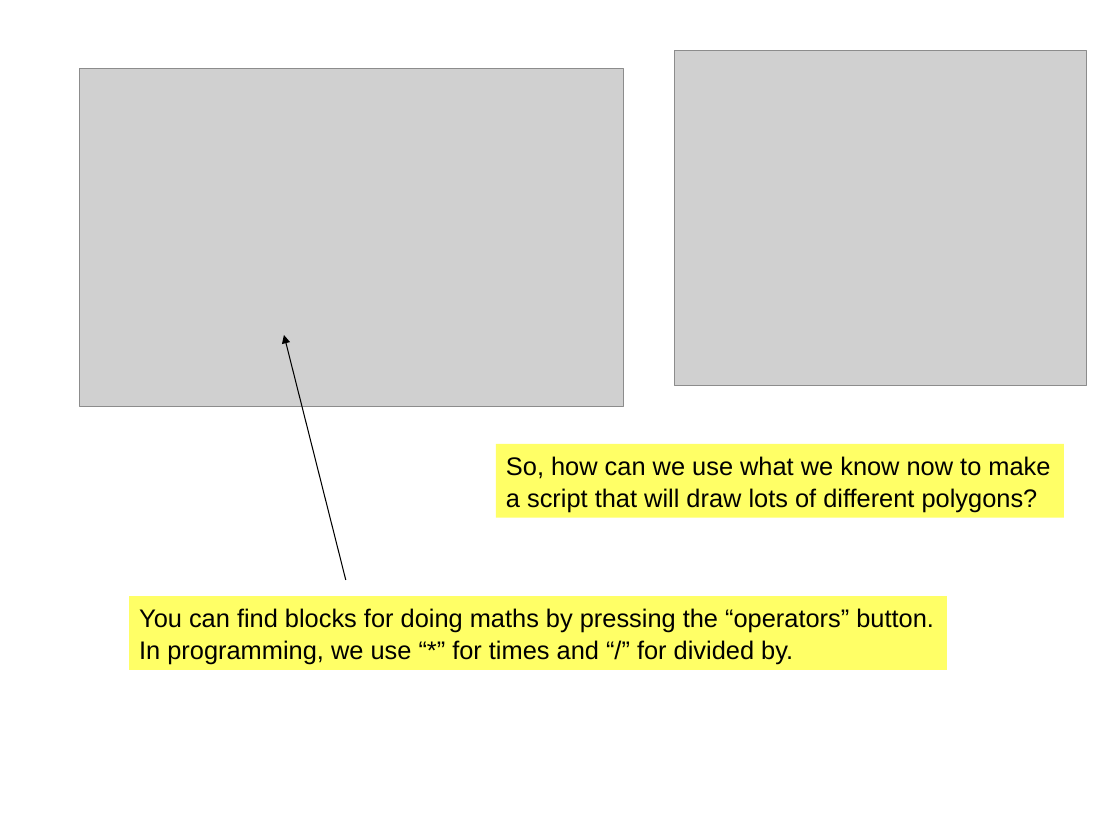
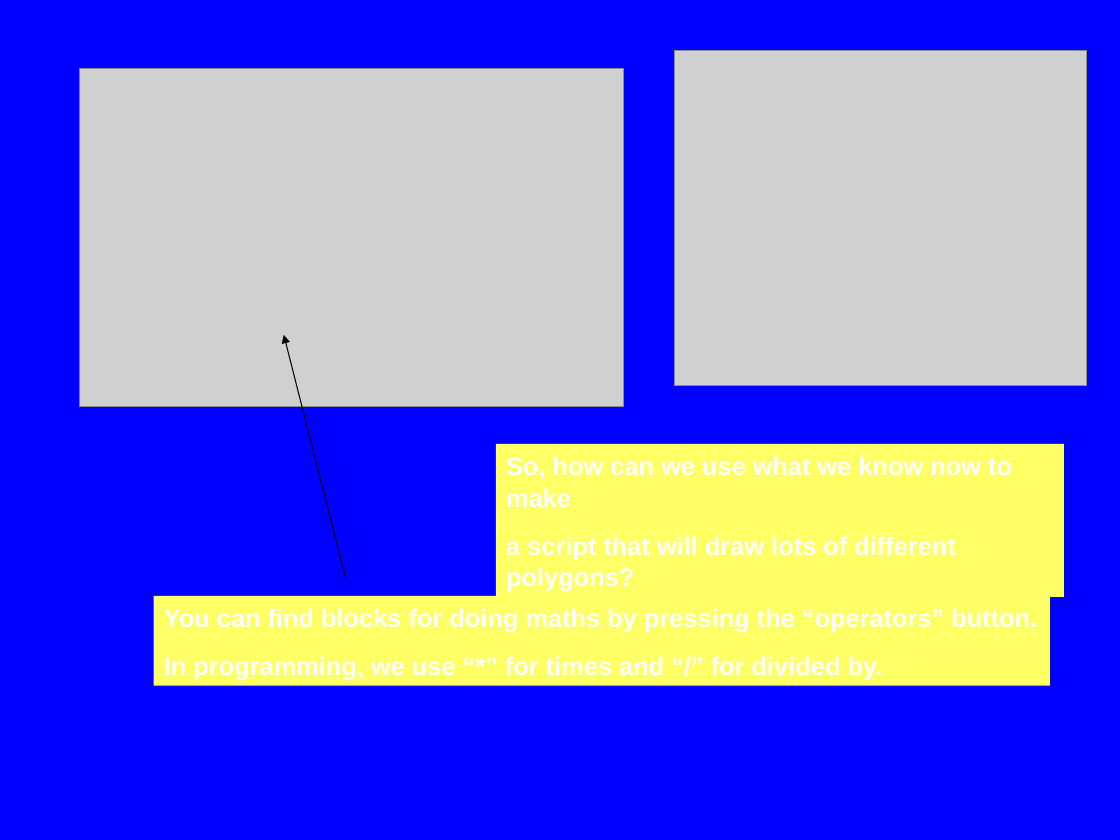
Before and after one commit to m-tranter/cathedral, a slide deck: slide 6 of scratch/scratch2.ppt. Drawn at 1120x840 pixels with LibreOffice and Linux fonts; fonts in the diff are those of the drawing; grey boxes stand for pictures. Boxes give left, top, right and bottom in pixels: in the first picture for what was removed or moved away, otherwise in the second. Text is boxed around its words. In the diff, an @@ line names an element or a change of style, - is before the commit and + after.

```diff
--- a/scratch/scratch2.ppt
+++ b/scratch/scratch2.ppt
@@ background #FFFFFF to #0000FF @@
@@ rectangle "So, how can we use ..." resized from (x1=496, y1=444, x2=1064, y2=518) to (x1=496, y1=444, x2=1064, y2=598) @@
@@ rectangle "So, how can we use ..." at (x1=496, y1=444, x2=1064, y2=598): text colour #000000 to #FFFFFF, bold on; more space between paragraphs @@
@@ rectangle "You can find blocks for ..." at (x1=153, y1=597, x2=1050, y2=686): text colour #000000 to #FFFFFF, bold on; more space between paragraphs @@
@@ rectangle "You can find blocks for ..." resized from (x1=129, y1=597, x2=947, y2=671) to (x1=153, y1=597, x2=1050, y2=686) @@
```
Also in this commit, not shown: 5 other slides changed, 1 slide added, 1 slide removed, 1 other file.
